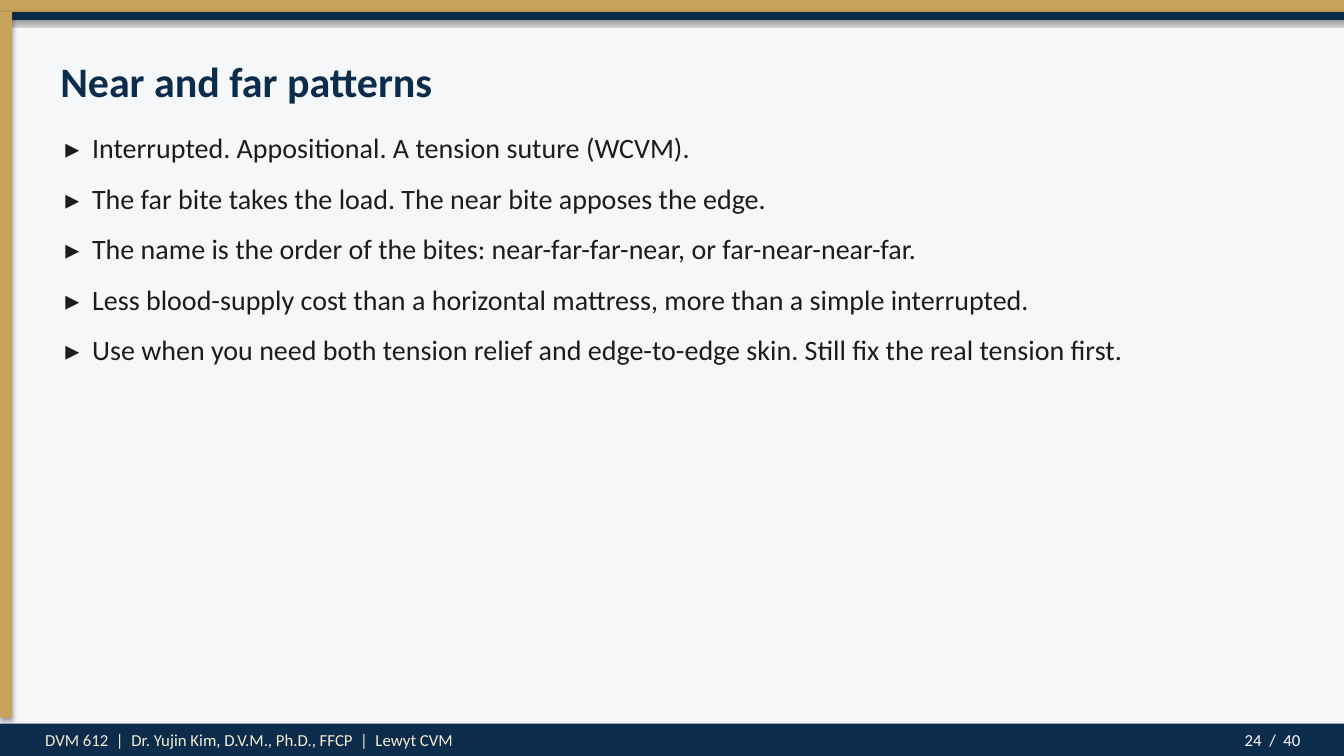
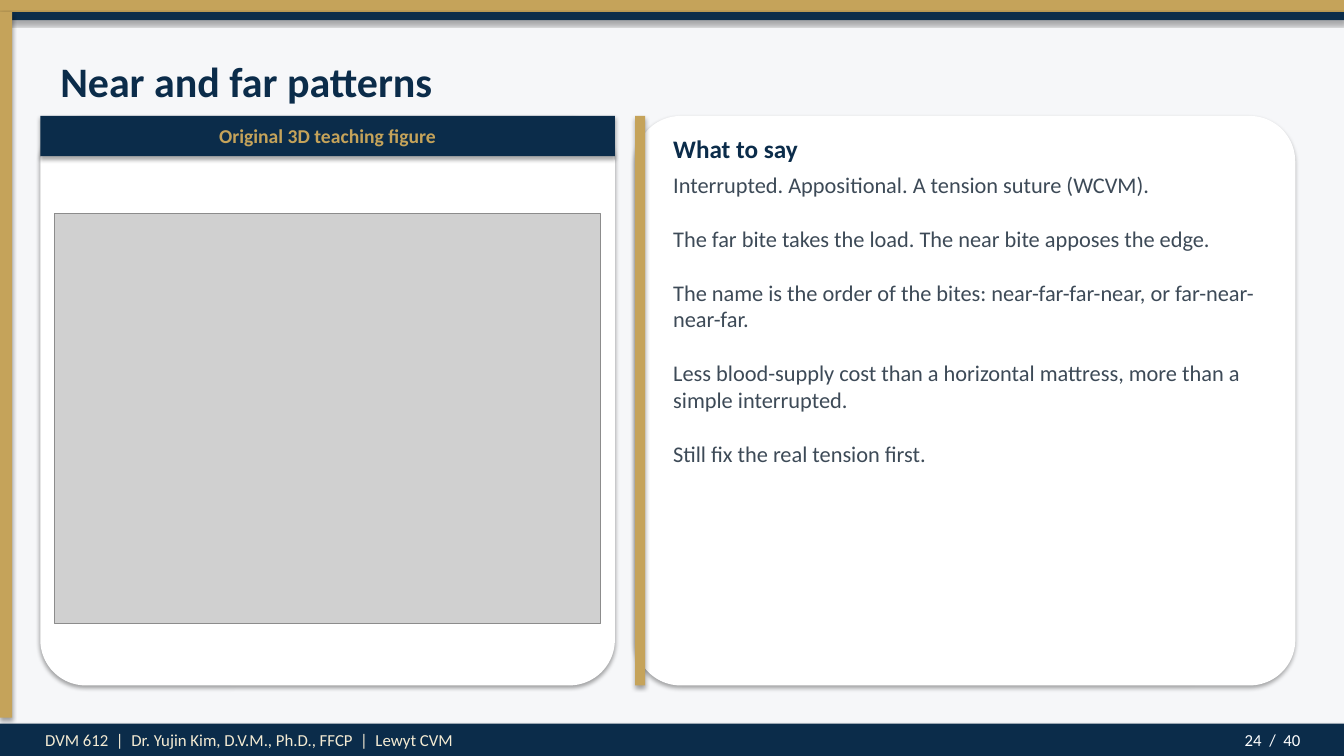
Before and after one commit to drkimvet/happycare, a slide deck: slide 24 of lectures/DVM-612_Week7_Suture_Patterns_Closures.pptx. Drawn at 1344x756 pixels with LibreOffice and Linux fonts; fonts in the diff are those of the drawing; grey boxes stand for pictures. Boxes give left, top, right and bottom in pixels: in the first picture for what was removed or moved away, otherwise in the second. Text is boxed around its words. In the diff, an @@ line names an element or a change of style, - is before the commit and + after.

```diff
--- a/lectures/DVM-612_Week7_Suture_Patterns_Closures.pptx
+++ b/lectures/DVM-612_Week7_Suture_Patterns_Closures.pptx
@@ rounded rectangle added at (x1=40, y1=116, x2=615, y2=686), fill #FFFFFF @@
@@ rectangle added at (x1=40, y1=116, x2=615, y2=156), fill #0B2C4A @@
@@ rounded rectangle added at (x1=635, y1=116, x2=1296, y2=686), fill #FFFFFF @@
@@ rectangle added at (x1=635, y1=116, x2=645, y2=686), fill #C5A35A @@
@@ text added at (x1=219, y1=129, x2=435, y2=147), 14 pt, text #C5A35A, bold @@
+Original 3D teaching figure
@@ text added at (x1=673, y1=140, x2=798, y2=162), 18 pt, text #0B2C4A, bold @@
+What to say
@@ text at (x1=673, y1=177, x2=1254, y2=462): text changed; size 20 to 16 pt; text colour #1C1C1C to #3D4A57 @@
-▸ Interrupted. Appositional. A tension suture (WCVM).
-▸ The far bite takes the load. The near bite apposes the edge.
-▸ The name is the order of the bites: near-far-far-near, or far-near-near-far.
-▸ Less blood-supply cost than a horizontal mattress, more than a simple interrupted.
-▸ Use when you need both tension relief and edge-to-edge skin. Still fix the real tension first.
+Interrupted. Appositional. A tension suture (WCVM).
+The far bite takes the load. The near bite apposes the edge.
+The name is the order of the bites: near-far-far-near, or far-near-near-far.
+Less blood-supply cost than a horizontal mattress, more than a simple interrupted.
+Still fix the real tension first.
@@ picture added at (x1=54, y1=214, x2=601, y2=624) @@
```
Also in this commit, not shown: 10 other slides changed, 17 other files.
